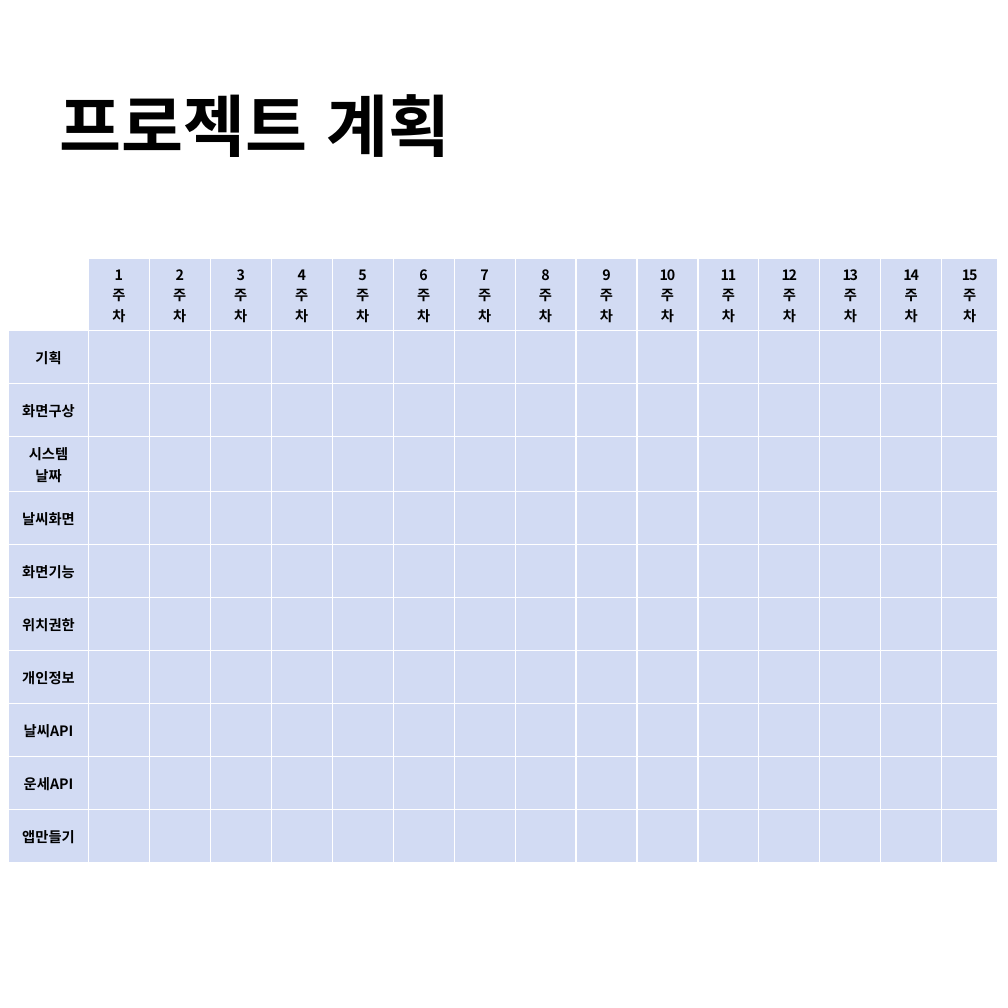
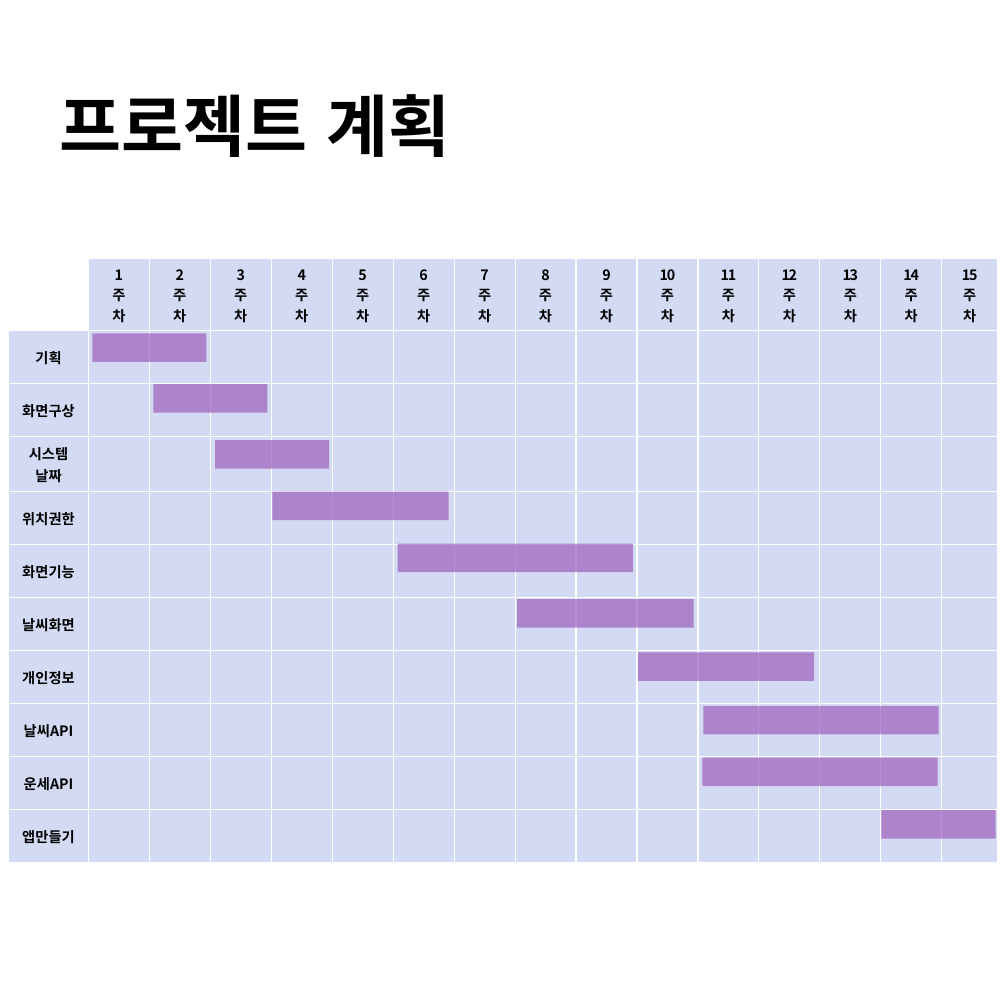
Before and after one commit to ssangyyong/game, a slide deck: slide 3 of 21926033_이주찬, 21926023_백경흠_v0.6 (1).pptx. Drawn at 1008x1008 pixels with LibreOffice and Linux fonts; fonts in the diff are those of the drawing. Boxes give left, top, right and bottom in pixels: in the first picture for what was removed or moved away, otherwise in the second. Text is boxed around its words. In the diff, an @@ line names an element or a change of style, - is before the commit and + after.

```diff
--- a/21926033_이주찬, 21926023_백경흠_v0.6 (1).pptx
+++ b/21926033_이주찬, 21926023_백경흠_v0.6 (1).pptx
@@ table at (8,259,993,853) @@
+row 5: 위치권한 |  |  |  |  |  |  |  |  |  |  |  |  |  |  | 
+row 6: 화면기능 |  |  |  |  |  |  |  |  |  |  |  |  |  |  | 
-row 6: 화면기능 |  |  |  |  |  |  |  |  |  |  |  |  |  |  | 
-row 7: 위치권한 |  |  |  |  |  |  |  |  |  |  |  |  |  |  | 
@@ rectangle added at (92,333,206,362), fill #9D5CBB at 69% opacity @@
@@ rectangle added at (153,385,267,413), fill #9D5CBB at 69% opacity @@
@@ rectangle added at (216,441,329,469), fill #9D5CBB at 69% opacity @@
@@ rectangle added at (273,492,449,521), fill #9D5CBB at 69% opacity @@
@@ rectangle added at (398,544,633,573), fill #9D5CBB at 69% opacity @@
@@ rectangle added at (517,599,693,628), fill #9D5CBB at 69% opacity @@
@@ rectangle added at (637,652,814,681), fill #9D5CBB at 69% opacity @@
@@ rectangle added at (704,706,939,735), fill #9D5CBB at 69% opacity @@
@@ rectangle added at (703,758,938,787), fill #9D5CBB at 69% opacity @@
@@ rectangle added at (882,810,996,839), fill #9D5CBB at 69% opacity @@
```
